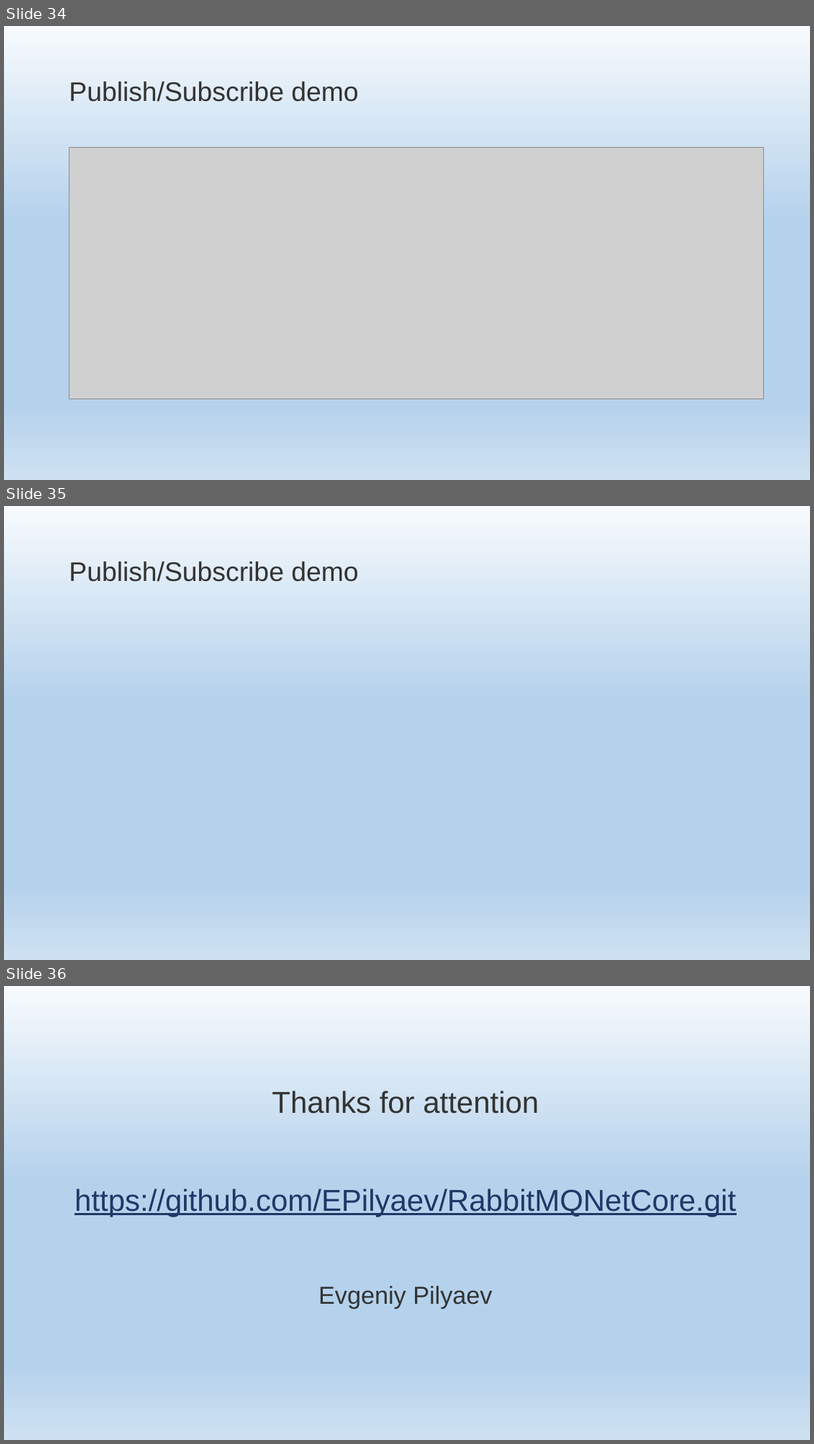
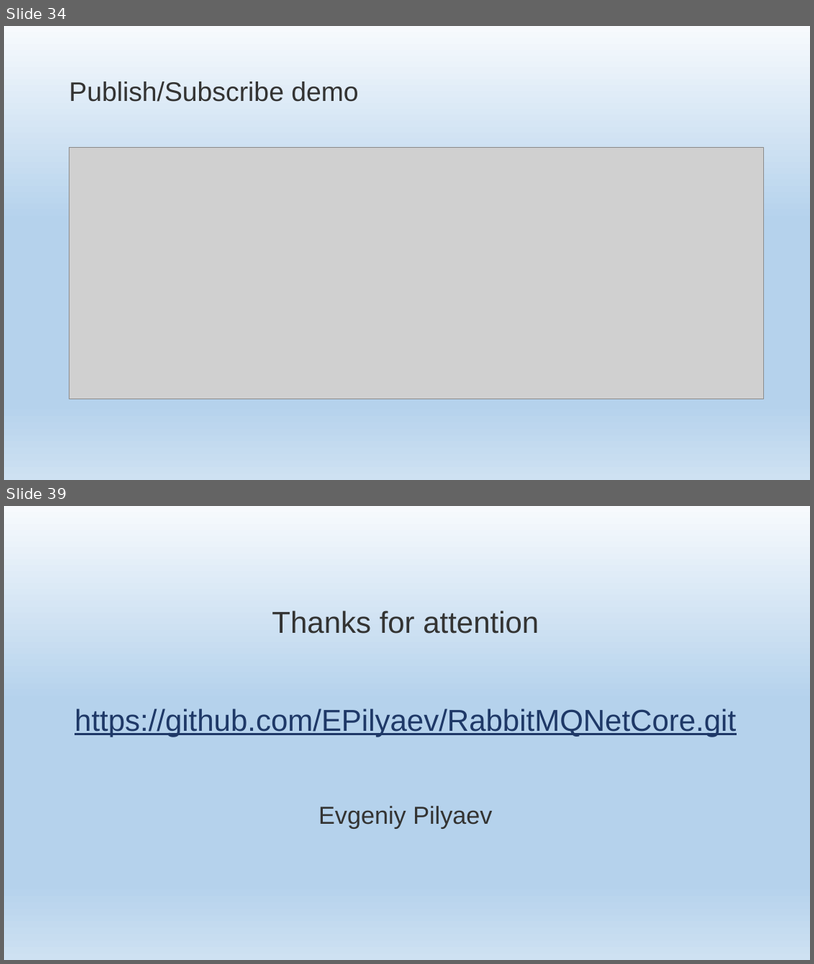
Before and after one commit to EPilyaev/RabbitMQNetCore, a slide deck: RabbitMQNetCore.pptm. Shown one above the other, each under a label of ours: slides 34, 35 and 36 before the commit, slides 34 and 39 after it; the slides between them are not shown. The pictures are 814x1444 and 814x964 pixels, drawn with LibreOffice and Linux fonts; fonts in the diff are those of the drawing; grey boxes stand for pictures; background and template pictures are left out. Boxes give left, top, right and bottom in pixels: in the first picture for what was removed or moved away, otherwise in the second. Text is boxed around its words. In the diff, an @@ line names an element or a change of style, - is before the commit and + after.

```diff
--- a/RabbitMQNetCore.pptm
+++ b/RabbitMQNetCore.pptm
@@ slide 35 removed at bbox=[4, 506, 810, 960], background gradient #F7FAFD to #B5D2EC to #CEE1F2 @@
@@ title removed at bbox=[69, 561, 358, 582] @@
-Publish/Subscribe demo
@@ what was slide 36 is now slide 39 @@
```
Also in this commit, not shown: 6 slides changed, 4 slides added.
